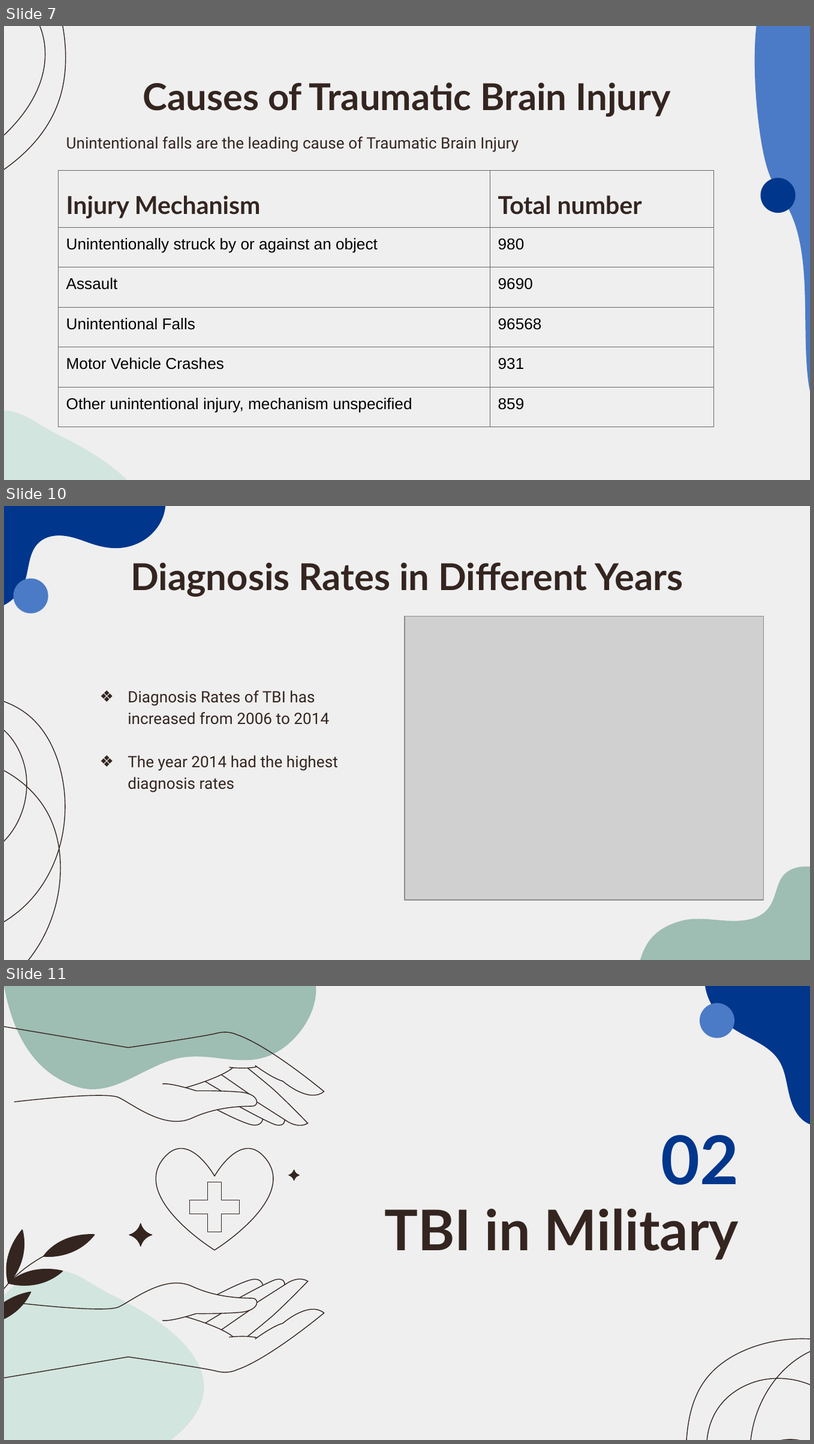
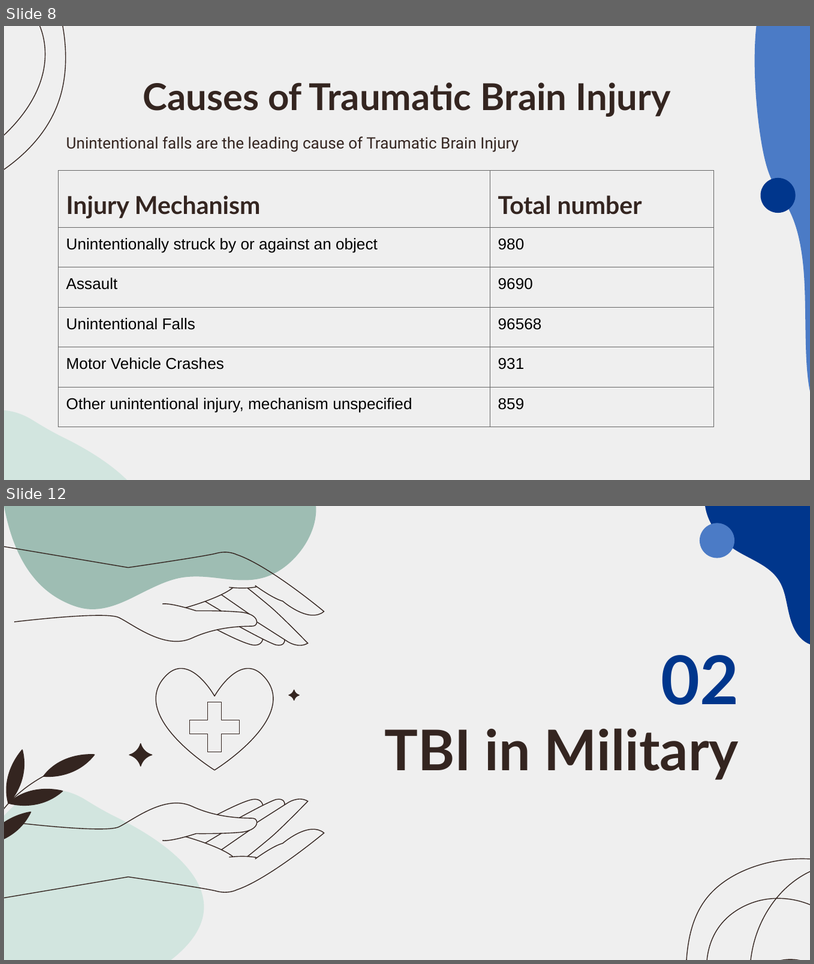
Before and after one commit to Chebet-Mercy/TBI-Traumatic-Brain-Injury, a slide deck: Traumatic Brain Injury.pptx. Shown one above the other, each under a label of ours: slides 7, 10 and 11 before the commit, slides 8 and 12 after it; the slides between them are not shown. The pictures are 814x1444 and 814x964 pixels, drawn with LibreOffice and Linux fonts; fonts in the diff are those of the drawing; grey boxes stand for pictures. Boxes give left, top, right and bottom in pixels: in the first picture for what was removed or moved away, otherwise in the second. Text is boxed around its words. In the diff, an @@ line names an element or a change of style, - is before the commit and + after.

```diff
--- a/Traumatic Brain Injury.pptx
+++ b/Traumatic Brain Injury.pptx
@@ slide 10 removed at (4, 506, 810, 960), background #EFEFEF @@
@@ freeform shape removed at (5, 506, 165, 605) @@
@@ title removed at (131, 562, 683, 597) @@
-Diagnosis Rates in Different Years
@@ ellipse removed at (14, 579, 48, 613) @@
@@ picture removed at (405, 616, 764, 900) @@
@@ freeform shape removed at (4, 682, 77, 960) @@
@@ text removed at (128, 690, 338, 792) @@
-❖ Diagnosis Rates of TBI has increased from 2006 to 2014
-❖ The year 2014 had the highest diagnosis rates
@@ freeform shape removed at (640, 867, 810, 960) @@
@@ what was slide 7 is now slide 8 @@
@@ what was slide 11 is now slide 12 @@
```
Also in this commit, not shown: 6 slides changed, 4 slides added, 3 other slides removed.
